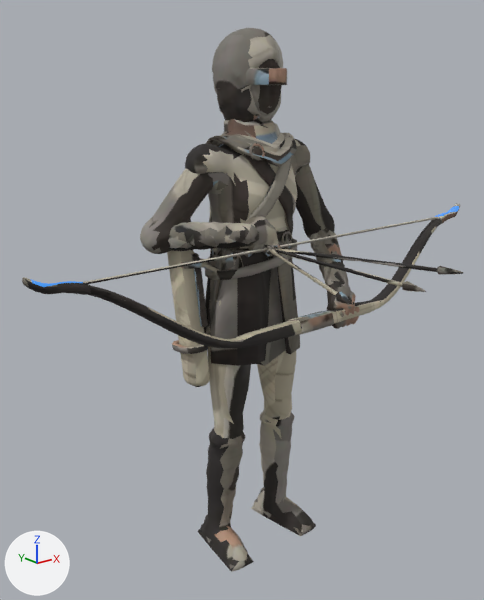
Two versions of the glTF model games/vale/art/out/fighters/lisvel/lisvel_almanac.glb, one commit apart.
Both versions are drawn from a 50 mm camera at (-1.473, -1.784, 1.693) aimed at (-0.142, -0.121, 1.028). Lighting does not change. The marker at lower left points along +X, +Y and +Z. The picture after the commit comes second. Vertices at exactly the same position are counted once.

In view in the first picture: 'lisvel_almanac' and 1 more.
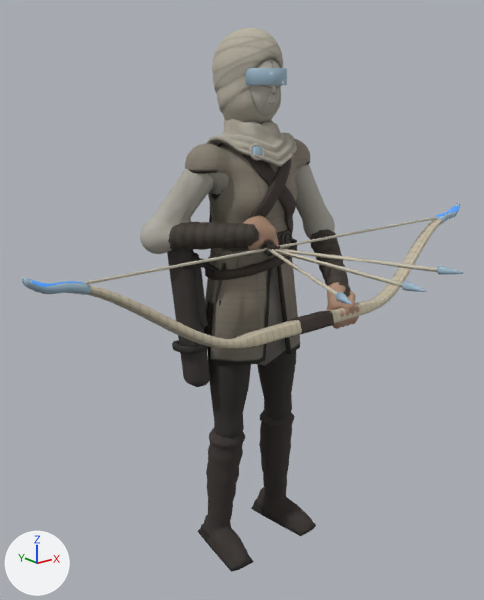
The change in detail:
me_lisvel has 10179 vertices, 21523 faces and spans x -0.88..0.98, y -0.79..0.17, z 0.0..1.88.
me_lisvel is used by ob_lisvel_almanac; location (0.0, 0.0, 0.0).
me_lisvel part 1: 513 of 10179 vertices moved; they spanned x -0.07..0.07, y -0.11..-0.05, z 1.61..1.81 and now span x -0.07..0.07, y -0.11..-0.05, z 1.61..1.81; mean shift (0.0, 0.0, 0.0); largest move (-0.01, -0.05, 1.61) -> (-0.01, -0.06, 1.81).
me_lisvel part 2: 20313 kept faces spanning x -0.88..0.98, y -0.79..0.17, z 0.0..1.88 get new texture (UV) coordinates.

What differs and where, as boxes [x1, y1, x2, y2] in the pictures (484 x 600 px; the box of a moved part takes in the faces that stretch with it):
part 1 of me_lisvel, moved or reshaped
    before: [250, 60, 282, 116]
    after: [250, 60, 281, 116]
part 2 of me_lisvel, surface changed
    both: [22, 28, 463, 572]
